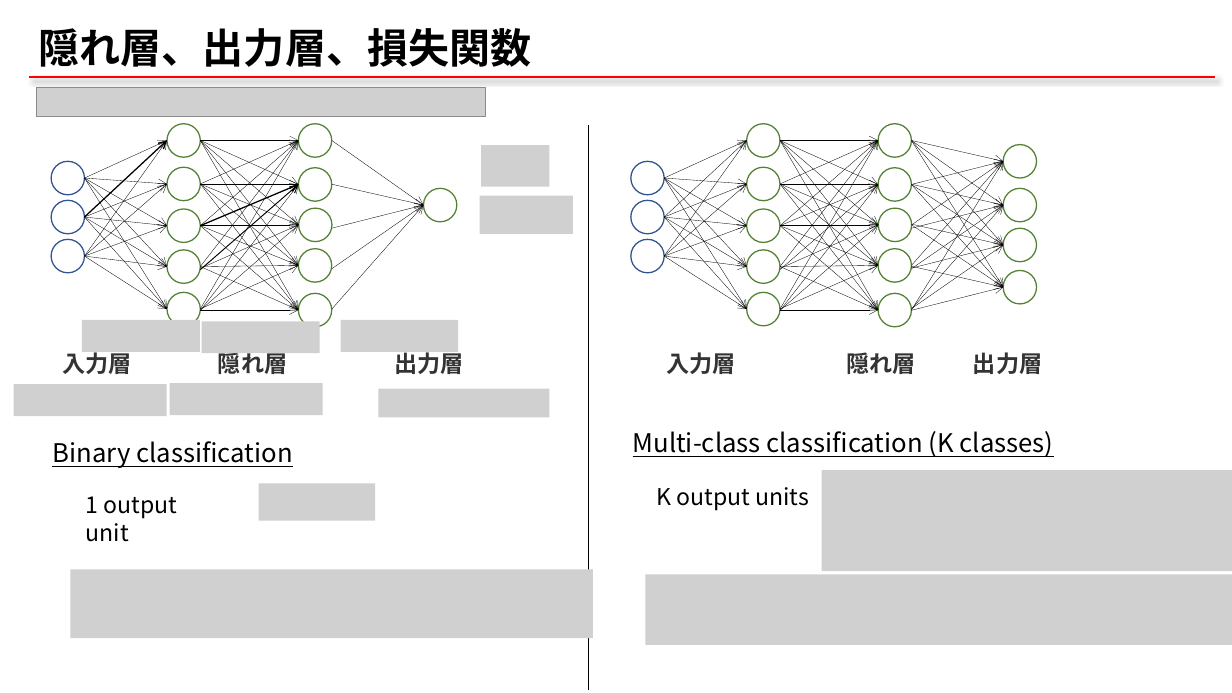
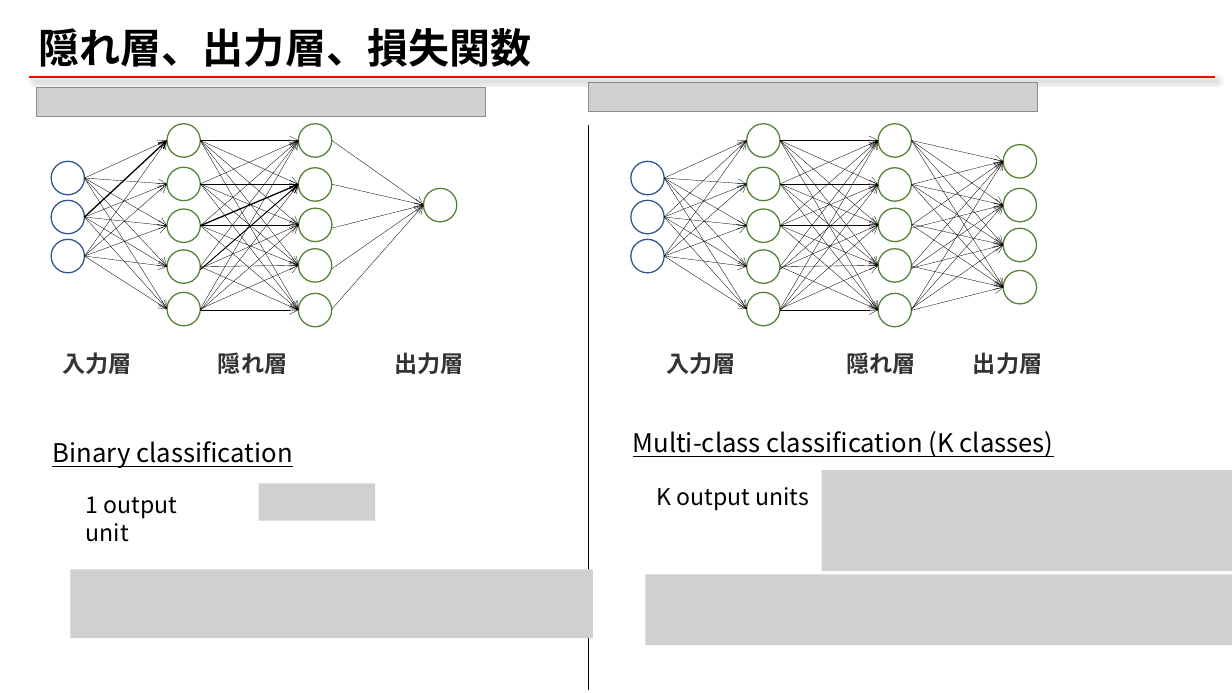
Before and after one commit to qqinxl2015/machine-learning-basic, a slide deck: slide 15 of _ML_01_NN.pptx. Drawn at 1232x693 pixels with LibreOffice and Linux fonts; fonts in the diff are those of the drawing; grey boxes stand for pictures. Boxes give left, top, right and bottom in pixels: in the first picture for what was removed or moved away, otherwise in the second. Text is boxed around its words. In the diff, an @@ line names an element or a change of style, - is before the commit and + after.

```diff
--- a/_ML_01_NN.pptx
+++ b/_ML_01_NN.pptx
@@ picture added at (589,82,1038,112) @@
@@ picture removed at (482,145,550,187) @@
@@ picture removed at (480,196,573,235) @@
@@ picture removed at (82,320,201,352) @@
@@ picture removed at (201,322,320,354) @@
@@ picture removed at (341,320,458,352) @@
@@ picture removed at (14,384,167,417) @@
@@ picture removed at (169,384,323,416) @@
@@ picture removed at (378,388,549,417) @@
```
Also in this commit, not shown: 3 other slides changed, 1 slide added, 1 other file.
